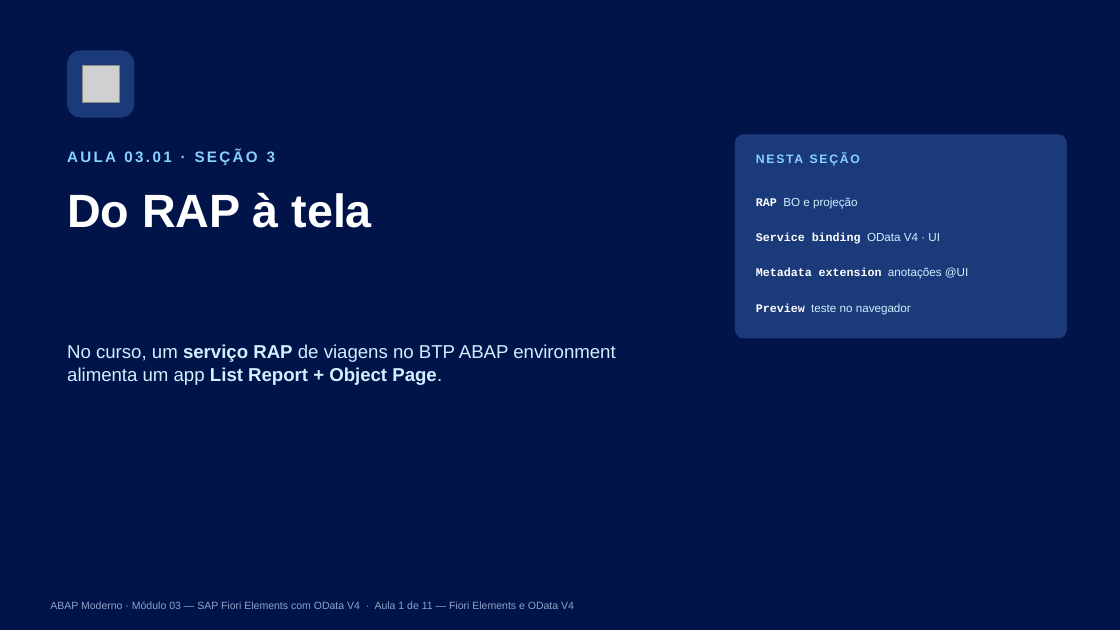
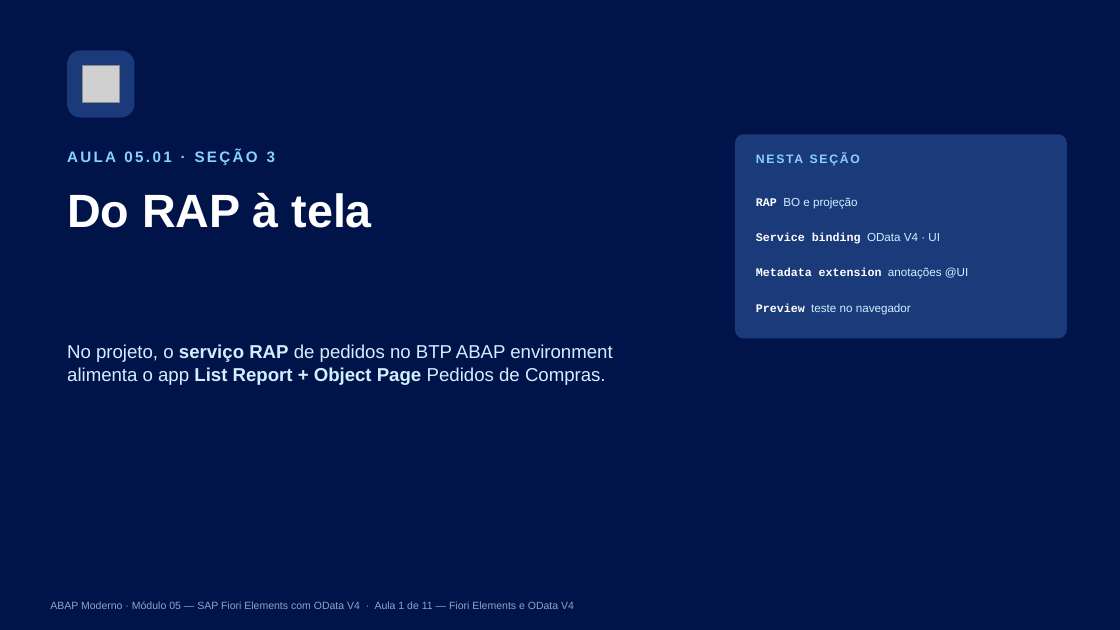
Before and after one commit to AdrianoBispo/estude-sap-abap-moderno, a slide deck: slide 9 of modulo-05/05.01 - Visão Geral do SAP Fiori Elements para OData V4/05.01_SAP_Fiori_elements_para_OData_V4.pptx. Drawn at 1120x630 pixels with LibreOffice and Linux fonts; fonts in the diff are those of the drawing; grey boxes stand for pictures. Boxes give left, top, right and bottom in pixels: in the first picture for what was removed or moved away, otherwise in the second. Text is boxed around its words. In the diff, an @@ line names an element or a change of style, - is before the commit and + after.

```diff
--- a/modulo-05/05.01 - Visão Geral do SAP Fiori Elements para OData V4/05.01_SAP_Fiori_elements_para_OData_V4.pptx
+++ b/modulo-05/05.01 - Visão Geral do SAP Fiori Elements para OData V4/05.01_SAP_Fiori_elements_para_OData_V4.pptx
@@ text at [67, 149, 275, 165]: text changed @@
-AULA 03.01 · SEÇÃO 3
+AULA 05.01 · SEÇÃO 3
@@ text at [67, 344, 612, 385]: text changed @@
-No curso, um serviço RAP de viagens no BTP ABAP environment alimenta um app List Report + Object Page.
+No projeto, o serviço RAP de pedidos no BTP ABAP environment alimenta o app List Report + Object Page Pedidos de Compras.
```
Also in this commit, not shown: 11 other slides changed, 44 other files.
